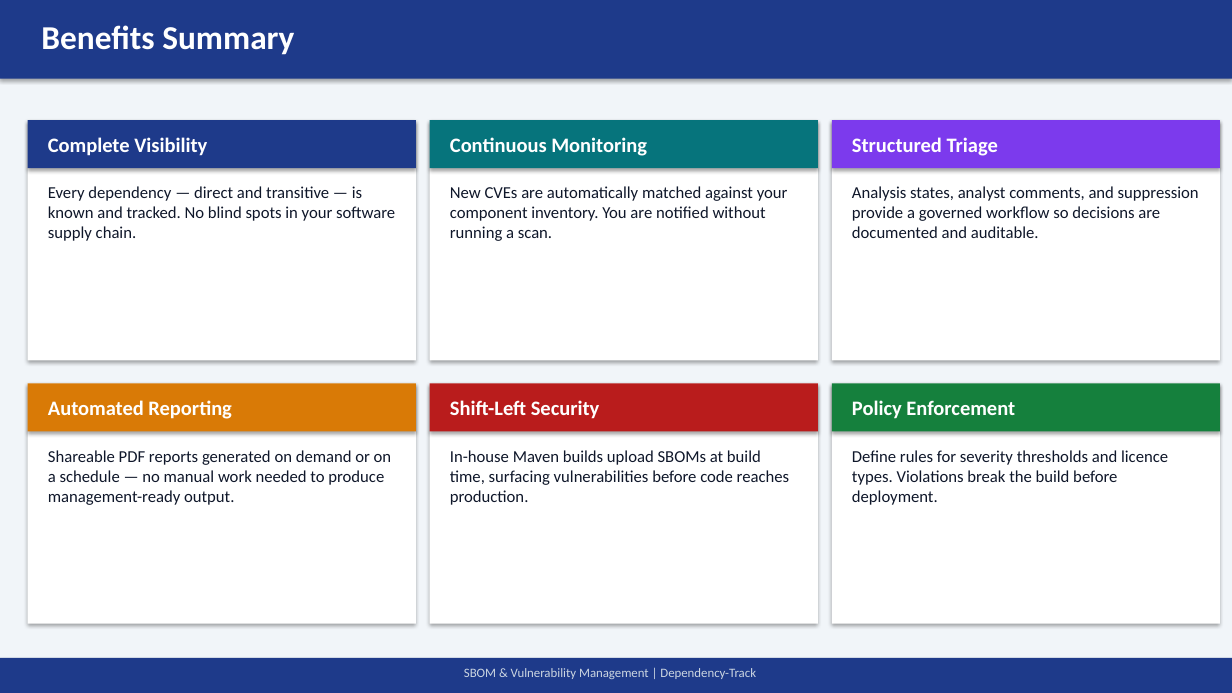
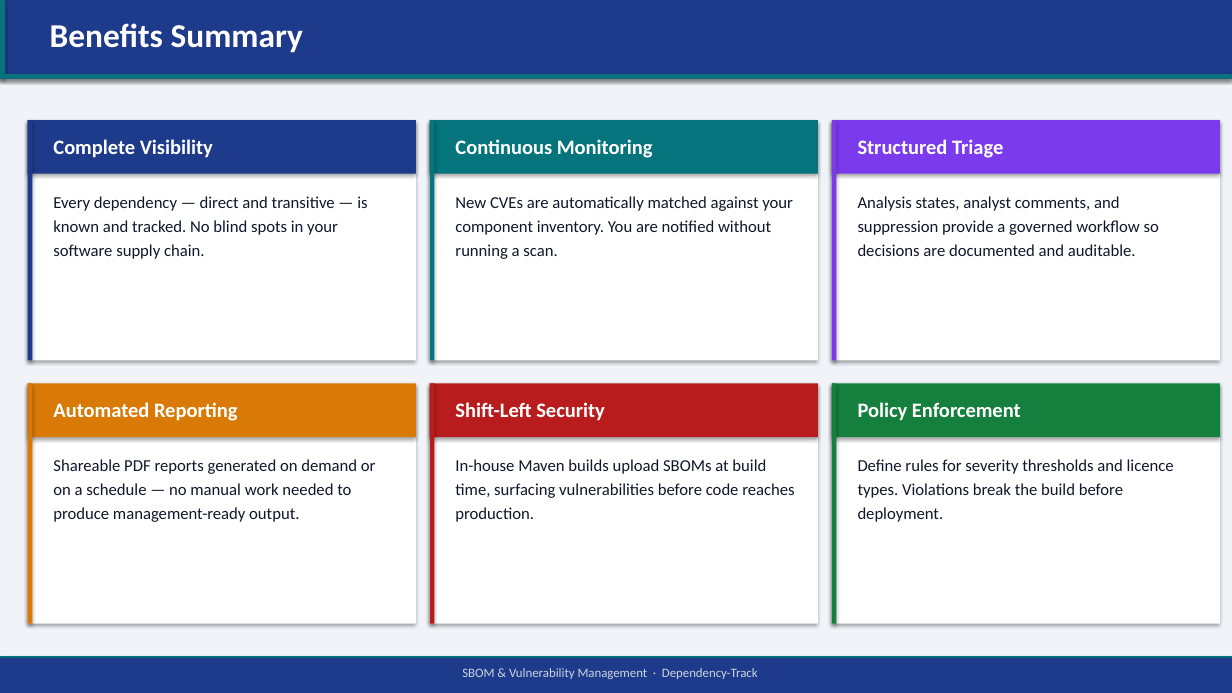
Before and after one commit to duncanlester/sbom-uploader, a slide deck: slide 17 of output/SBOM_DependencyTrack_Presentation.pptx. Drawn at 1232x693 pixels with LibreOffice and Linux fonts; fonts in the diff are those of the drawing. Boxes give left, top, right and bottom in pixels: in the first picture for what was removed or moved away, otherwise in the second. Text is boxed around its words. In the diff, an @@ line names an element or a change of style, - is before the commit and + after.

```diff
--- a/output/SBOM_DependencyTrack_Presentation.pptx
+++ b/output/SBOM_DependencyTrack_Presentation.pptx
@@ rectangle at <box>0,0,1232,693</box>: fill #F1F5F9 to #F0F4F8 @@
@@ rectangle added at <box>0,0,6,79</box>, fill #06747C @@
@@ text "Benefits Summary": place and size @@
-text "Benefits Summary" at <box>41,25,294,55</box>
+text "Benefits Summary" at <box>50,23,303,53</box>
@@ rectangle added at <box>0,74,1232,79</box>, fill #06747C @@
@@ rectangle: place and size @@
-rectangle at <box>28,120,416,168</box>
+rectangle at <box>28,120,416,174</box>
@@ rectangle added at <box>28,120,32,360</box>, fill #1E3A8A @@
@@ text "Complete Visibility": place and size @@
-text "Complete Visibility" at <box>48,137,207,156</box>
+text "Complete Visibility" at <box>53,139,213,158</box>
@@ rectangle: place and size @@
-rectangle at <box>430,120,818,168</box>
+rectangle at <box>430,120,818,174</box>
@@ rectangle added at <box>430,120,434,360</box>, fill #06747C @@
@@ text "Continuous Monitoring": place and size @@
-text "Continuous Monitoring" at <box>450,137,647,156</box>
+text "Continuous Monitoring" at <box>455,139,653,158</box>
@@ rectangle: place and size @@
-rectangle at <box>832,120,1220,168</box>
+rectangle at <box>832,120,1220,174</box>
@@ rectangle added at <box>832,120,836,360</box>, fill #7C3AED @@
@@ text "Structured Triage": place and size @@
-text "Structured Triage" at <box>852,137,998,156</box>
+text "Structured Triage" at <box>858,139,1003,158</box>
@@ rectangle: place and size @@
-rectangle at <box>28,384,416,432</box>
+rectangle at <box>28,384,416,437</box>
@@ rectangle added at <box>28,384,32,624</box>, fill #D97A06 @@
@@ rectangle: place and size @@
-rectangle at <box>430,384,818,432</box>
+rectangle at <box>430,384,818,437</box>
@@ rectangle added at <box>430,384,434,624</box>, fill #B91C1C @@
@@ rectangle: place and size @@
-rectangle at <box>832,384,1220,432</box>
+rectangle at <box>832,384,1220,437</box>
@@ rectangle added at <box>832,384,836,624</box>, fill #15803D @@
@@ text "Automated Reporting": place and size @@
-text "Automated Reporting" at <box>48,400,231,419</box>
+text "Automated Reporting" at <box>53,402,237,421</box>
@@ text "Shift-Left Security": place and size @@
-text "Shift-Left Security" at <box>450,400,600,419</box>
+text "Shift-Left Security" at <box>455,402,605,421</box>
@@ text "Policy Enforcement": place and size @@
-text "Policy Enforcement" at <box>852,400,1015,419</box>
+text "Policy Enforcement" at <box>858,402,1021,421</box>
@@ line spacing 1 to 1.2 in 6 elements at <box>53,196,367,259</box>, <box>53,459,376,522</box>, <box>455,196,793,259</box>, <box>858,196,1159,256</box>, <box>455,459,794,522</box>, <box>858,459,1174,522</box> @@
@@ rectangle added at <box>0,656,1232,658</box>, fill #06747C @@
@@ text at <box>462,668,758,679</box>: text changed @@
-SBOM & Vulnerability Management | Dependency-Track
+SBOM & Vulnerability Management · Dependency-Track
```
Also in this commit, not shown: 16 other slides changed, 2 other files.
